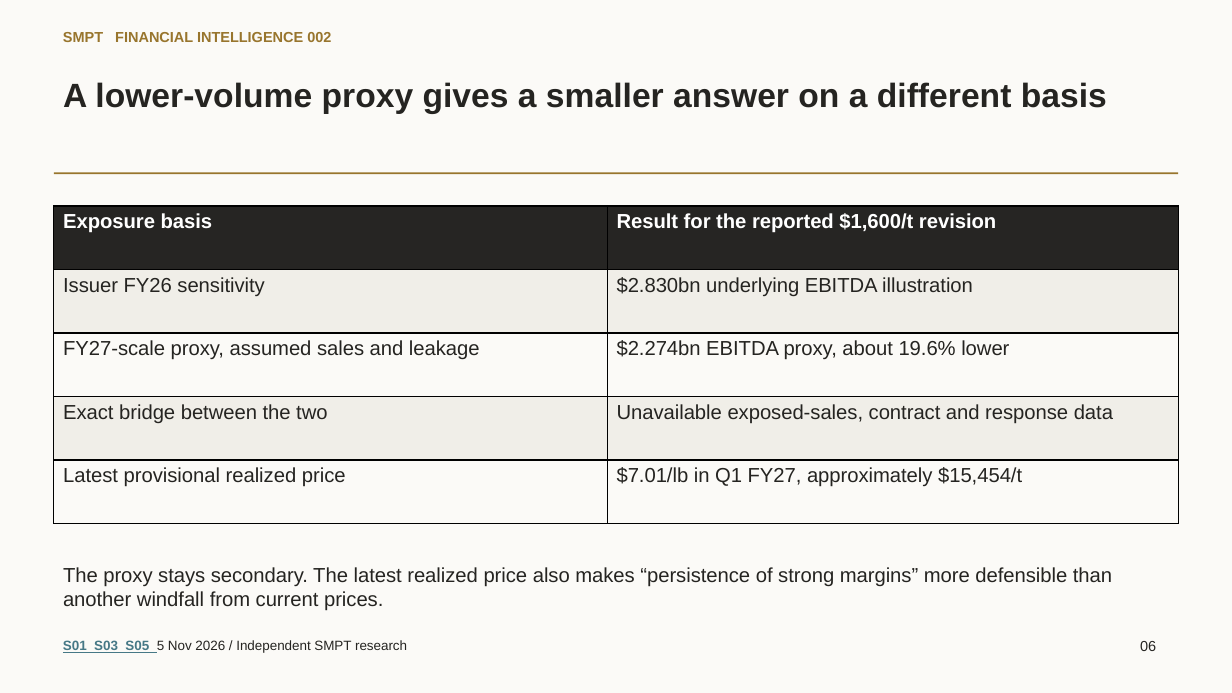
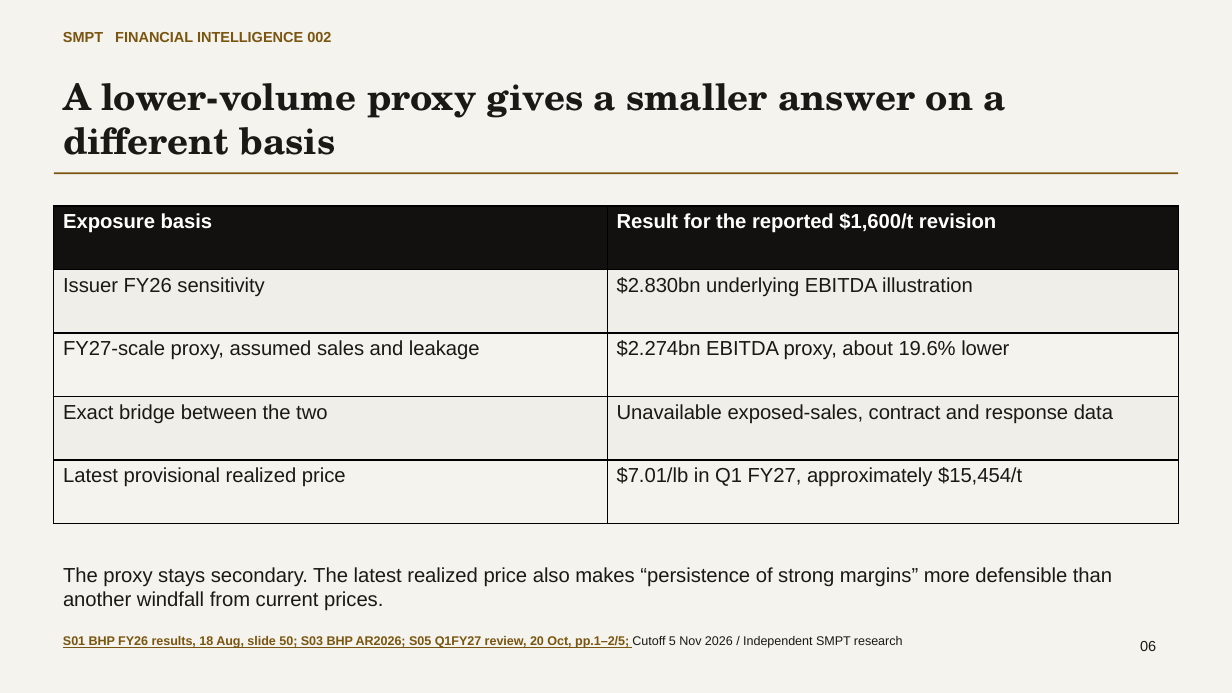
Before and after one commit to VSSpowerlifting/strategic-materials-policy-tracker, a slide deck: slide 6 of docs/research/fi002-bhp-copper/output/SMPT_FI002_BHP_Copper_Strategy_Deck.pptx. Drawn at 1232x693 pixels with LibreOffice and Linux fonts; fonts in the diff are those of the drawing. Boxes give left, top, right and bottom in pixels: in the first picture for what was removed or moved away, otherwise in the second. Text is boxed around its words. In the diff, an @@ line names an element or a change of style, - is before the commit and + after.

Commit message:
docs(fi002): refine research argument and complete expert editorial audit

```diff
--- a/docs/research/fi002-bhp-copper/output/SMPT_FI002_BHP_Copper_Strategy_Deck.pptx
+++ b/docs/research/fi002-bhp-copper/output/SMPT_FI002_BHP_Copper_Strategy_Deck.pptx
@@ background #FBFAF7 to #F5F3EE @@
@@ text "SMPT FINANCIAL INTELLIGENCE 002" at box(63, 32, 331, 42): text colour #98752D to #7A5510 @@
@@ text "A lower-volume proxy gives a ..." at box(63, 83, 1005, 155): size 26.2 to 28.5 pt, font Arial to TeX Gyre Schola, text colour #252421 to #1B1915 @@
@@ rectangle at box(54, 172, 1178, 174): fill #98752D to #7A5510 @@
@@ table at box(54, 206, 1178, 524) @@
@@ fill #262523 to #12110F in row 1 @@
@@ fill #FBFAF7 to #F5F3EE in 4 cells @@
@@ text colour #252421 to #1B1915 in "Issuer FY26 sensitivity", "$2.830bn underlying EBITDA illustration", "FY27-scale proxy, assumed sales and leakage", "$2.274bn EBITDA proxy, about 19.6% lower" and 4 more places @@
@@ text at box(63, 635, 903, 648): text changed; size 10.5 to 9.8 pt; text colour #252421 to #7A5510; bold on @@
-S01 S03 S05 5 Nov 2026 / Independent SMPT research
+S01 BHP FY26 results, 18 Aug, slide 50; S03 BHP AR2026; S05 Q1FY27 review, 20 Oct, pp.1–2/5; Cutoff 5 Nov 2026 / Independent SMPT research
```
Also in this commit, not shown: 11 other slides changed, 23 other files.
